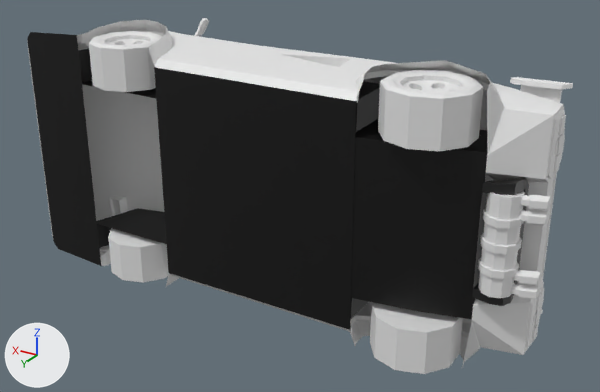
Two versions of the glTF model static/models/car/countach3lowpoly.glb, one commit apart.
One viewpoint serves both versions: a 50 mm lens placed at (-1.97, 2.94, 1.58), pointed at (0.04, -0.4, -0.09). Every picture has the same lights, and +X, +Y and +Z are marked at lower left. Where no turn or scale is listed for an object, it has been applied to the vertices. Vertices at the same position are counted once.

Names of what the first picture shows: 'Countach.retopo', 'Countach.retopo.001', 'Countach.retopo.002', 'Cylinder.010', 'Cylinder.011', 'Exaust', 'FrontLights', 'Plane.002', 'Plane.003', 'Plane.004', 'Plane.005', 'Pre-exaust', 'back'.
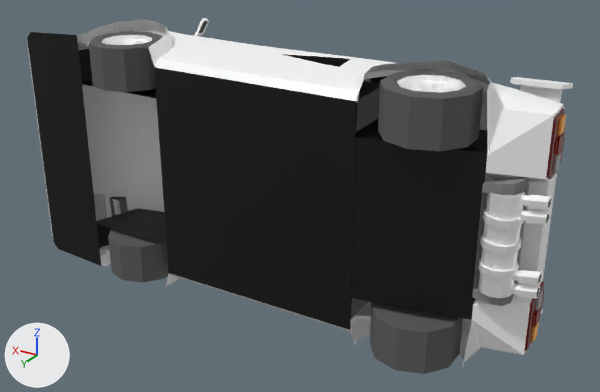
Where the newer file only moved an object's origin or applied its transform, the numbers keep the older frame.

Diff of the bpy script that builds the scene:
```diff
--- a/static/models/car/countach3lowpoly.glb.py
+++ b/static/models/car/countach3lowpoly.glb.py
@@ mat_blackrubber @@
 mat_blackrubber = principled_material('BlackRubber')
-mat_blackrubber.base_color = (0.0128, 0.0128, 0.0128)  # black #1e1e1e
+mat_blackrubber.base_color = (0.104, 0.104, 0.104)  # dark grey #5b5b5b
 mat_blackrubber.roughness = 0.419
@@ mat_metallic @@
+mat_metallic = principled_material('Metallic')
+mat_metallic.base_color = (1.0, 1.0, 1.0)  # white #ffffff
+mat_metallic.metallic = 1.0
+mat_metallic.roughness = 0.686
@@ mat_redstoplights_001 @@
+mat_redstoplights_001 = principled_material('RedStopLights.001')
+mat_redstoplights_001.base_color = (0.145, 0.00756, 0.00397)  # dark red #6a150d
+mat_redstoplights_001.roughness = 0.0581
@@ me_plane_002 @@
 me_plane_002.from_pydata(...)  # 770 vertices, 1260 faces; spans x -1.21..1.55, y 0.02..0.62, z -0.65..0.65
+# me_plane_002 part 1: 704 faces spanning x -1.2..1.55, y 0.02..0.62, z -0.65..0.65 switch from no material to mat_basematerial (white #ffffff)
+# me_plane_002 part 2: 350 faces spanning x -1.09..0.15, y 0.05..0.35, z -0.63..0.63 switch from no material to mat_black (black #000000)
+# me_plane_002 part 3: 136 faces spanning x -1.21..-1.2, y 0.18..0.4, z -0.56..0.56 switch from no material to mat_redstoplights_001 (dark red #6a150d)
+me_plane_002.materials.append(mat_glassm)  # picture img_bb2f6f21154aba2d5b3ee26294d20179
+me_plane_002.materials.append(mat_glassm_001)  # picture img_countach_lp5000com5
+me_plane_002.materials.append(mat_whitelights)  # light grey #d9d9d9
@@ me_cube_008 @@
 me_cube_008.from_pydata(...)  # 32 vertices, 60 faces; spans x -0.067..0.082, y -0.089..0.068, z -0.29..0.29
-me_cube_008.materials.append(mat_blackrubber)  # black #1e1e1e
+me_cube_008.materials.append(mat_blackplasticm)  # grey #848484
@@ me_plane_005 @@
 me_plane_005.from_pydata(...)  # 196 vertices, 340 faces; spans x 1.194..1.291, y 0.274..0.388, z -0.561..0.561
+# me_plane_005 part 4: 16 faces spanning x 1.2..1.287, y 0.282..0.388, z -0.56..0.56 switch from no material to mat_black (black #000000)
+me_plane_005.materials.append(mat_basematerial)  # white #ffffff
+me_plane_005.materials.append(mat_whitelights)  # light grey #d9d9d9
@@ me_cylinder_012 @@
 me_cylinder_012.from_pydata(...)  # 340 vertices, 672 faces; spans x -0.183..0.183, y -0.193..0.193, z -1.194..0.113
+# me_cylinder_012 part 5: 176 faces spanning x -0.183..0.183, y -0.193..0.193, z -1.194..0.113 switch from no material to mat_blackrubber (dark grey #5b5b5b)
+# me_cylinder_012 part 6: 496 faces spanning x -0.123..0.123, y -0.13..0.13, z -1.184..0.103 switch from no material to mat_metallic (white #ffffff)
@@ me_cylinder_013 @@
 me_cylinder_013.from_pydata(...)  # 340 vertices, 672 faces; spans x -0.202..0.202, y -0.213..0.213, z -1.196..0.115
+# me_cylinder_013 part 7: 176 faces spanning x -0.202..0.202, y -0.213..0.213, z -1.196..0.115 switch from no material to mat_blackrubber (dark grey #5b5b5b)
+# me_cylinder_013 part 8: 496 faces spanning x -0.136..0.136, y -0.143..0.143, z -1.187..0.106 switch from no material to mat_metallic (white #ffffff)
```

Location of each change, [x1, y1, x2, y2] in pixels of the pictures (600 x 392 px):
'Cylinder.011', recoloured, surface changed
    both: [370, 70, 483, 374]
'Cylinder.010', recoloured, surface changed
    both: [89, 31, 169, 283]
'back', recoloured (black to grey)
    both: [472, 178, 529, 306]
part 1 of me_plane_002, recoloured
    both: [89, 31, 564, 355]
part 2 of me_plane_002, recoloured (grey to black)
    both: [282, 54, 388, 84]
part 3 of me_plane_002, recoloured (grey to brown)
    both: [524, 108, 565, 352]
part 4 of me_plane_005, recoloured (grey to black)
    both: [109, 197, 128, 216]
part 5 of me_cylinder_012, recoloured
    both: [89, 31, 169, 283]
part 6 of me_cylinder_012, recoloured
    both: [102, 35, 152, 45]
part 7 of me_cylinder_013, recoloured
    both: [370, 70, 483, 374]
part 8 of me_cylinder_013, recoloured
    both: [397, 75, 466, 93]
